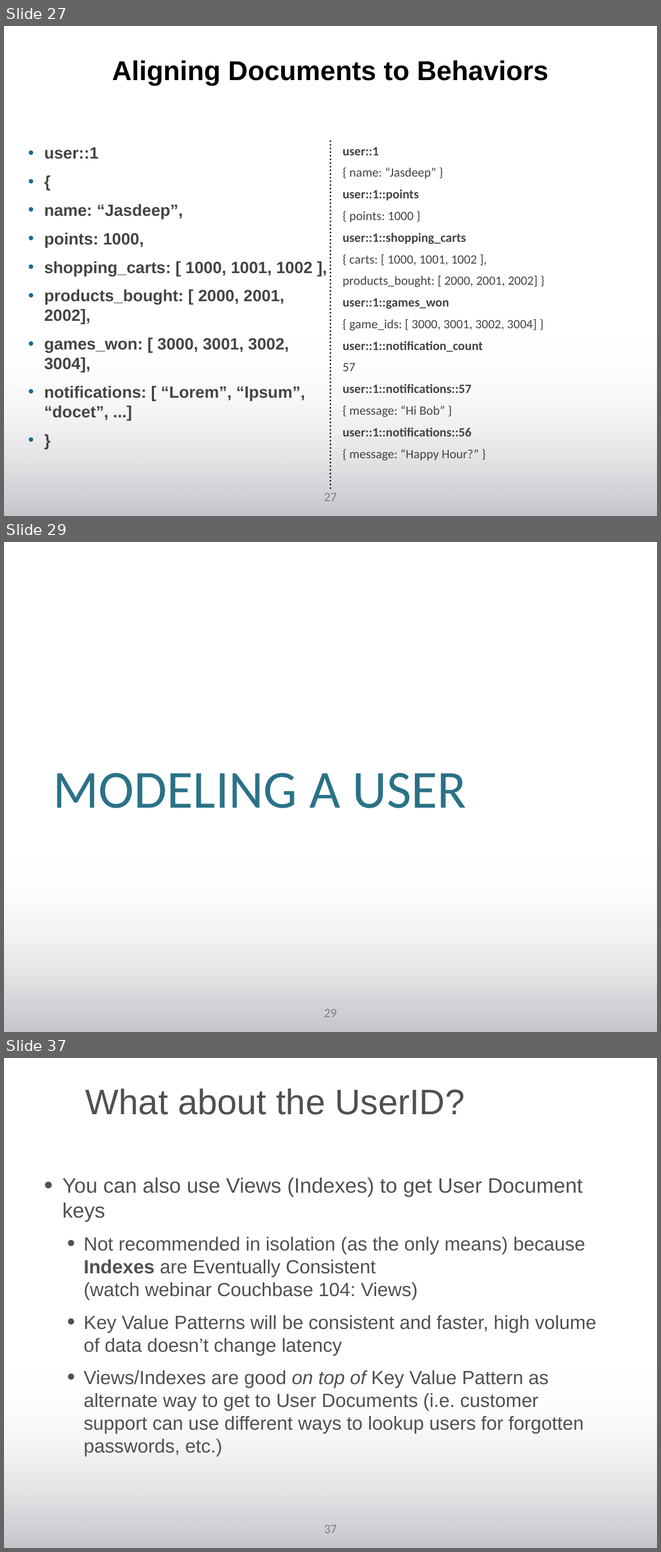
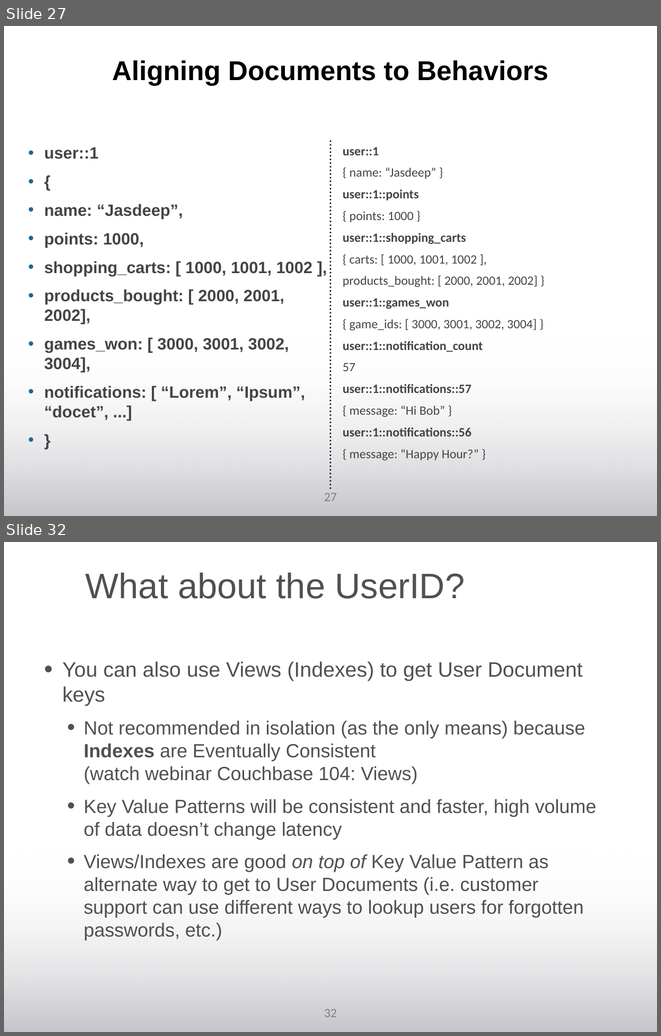
Before and after one commit to subalakr/workshop, a slide deck: server/beginner/presentations/3_data_modeling_with_couchbase.pptx. Shown one above the other, each under a label of ours: slides 27, 29 and 37 before the commit, slides 27 and 32 after it; the slides between them are not shown. The pictures are 661x1552 and 661x1036 pixels, drawn with LibreOffice and Linux fonts; fonts in the diff are those of the drawing; background and template pictures are left out. Boxes give left, top, right and bottom in pixels: in the first picture for what was removed or moved away, otherwise in the second. Text is boxed around its words. In the diff, an @@ line names an element or a change of style, - is before the commit and + after.

```diff
--- a/server/beginner/presentations/3_data_modeling_with_couchbase.pptx
+++ b/server/beginner/presentations/3_data_modeling_with_couchbase.pptx
@@ slide 29 removed at (4, 542, 657, 1032), background #FFFFFF; not listed: 2 template elements that a slide beside it also shows @@
@@ free removed at (53, 761, 609, 827) @@
-MODELING A USER
@@ what was slide 37 is now slide 32 @@
@@ page number at (324, 1008, 337, 1017): text changed @@
-37
+32
```
Also in this commit, not shown: 7 slides changed, 2 slides added, 4 other slides removed, 1 other file.
